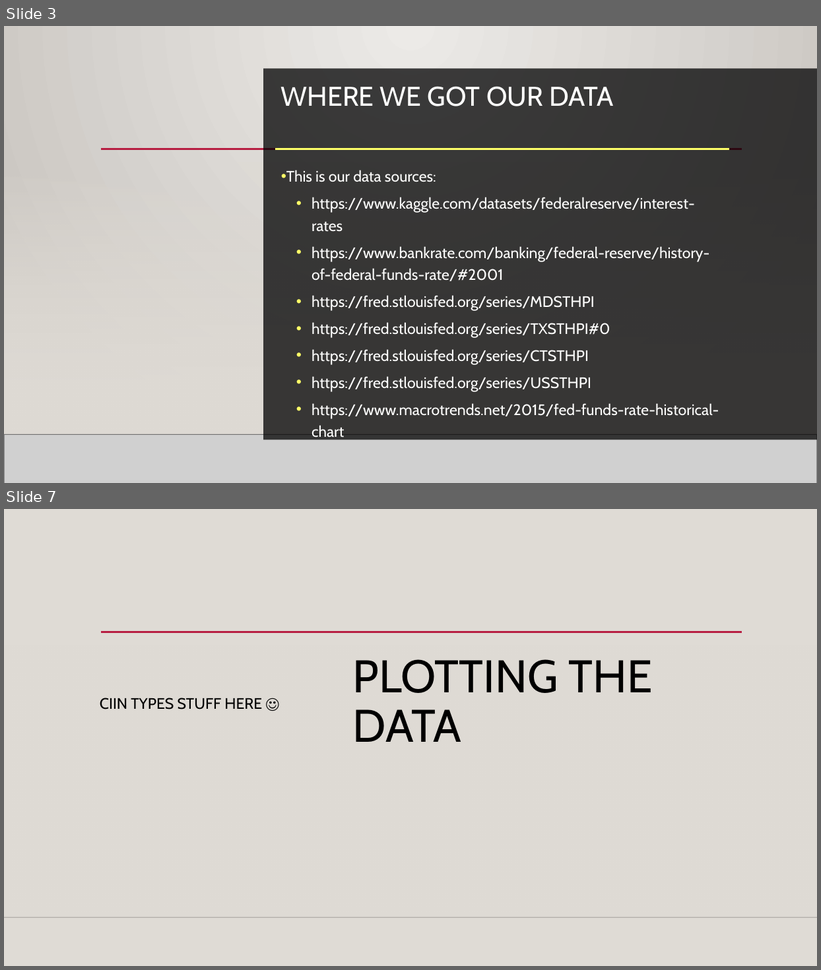
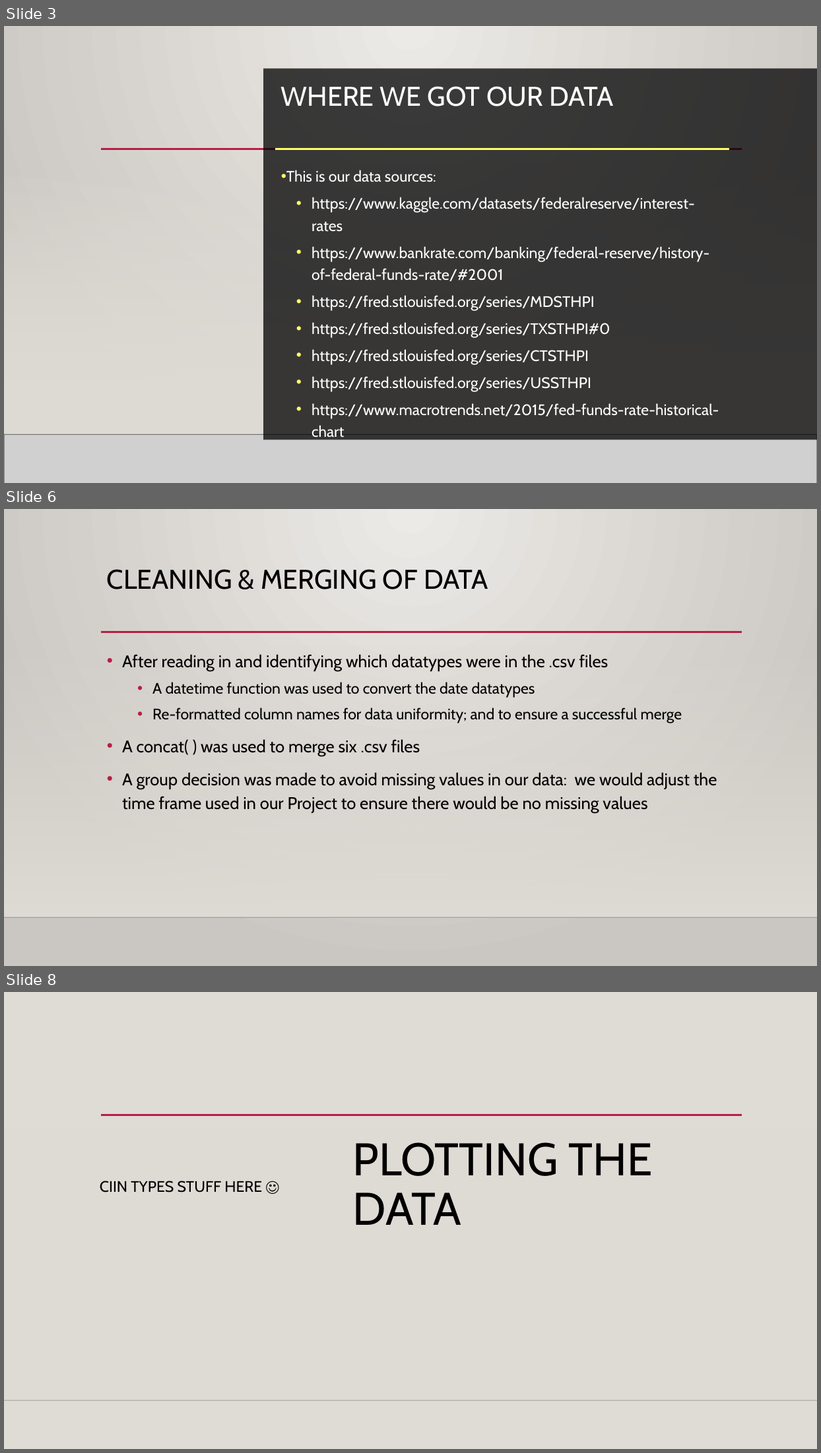
Before and after one commit to GitItDren/Python-Project-CMD-, a slide deck: Python Project(Team CMD).pptx. Shown one above the other, each under a label of ours: slides 3 and 7 before the commit, slides 3, 6 and 8 after it; the slides between them are not shown. The pictures are 821x970 and 821x1453 pixels, drawn with LibreOffice and Linux fonts; fonts in the diff are those of the drawing; grey boxes stand for pictures; background and template pictures are left out. Boxes give left, top, right and bottom in pixels: in the first picture for what was removed or moved away, otherwise in the second. Text is boxed around its words. In the diff, an @@ line names an element or a change of style, - is before the commit and + after.

Commit message:
Add files via upload
Added a slide to describe the cleaning and merging processes
Modified other slides to clarify central theme of project

```diff
--- a/Python Project(Team CMD).pptx
+++ b/Python Project(Team CMD).pptx
@@ slide 6 added at (4,509,817,966), background gradient #ECEAE7 to #CAC7C1; not listed: 3 template elements that a slide beside it also shows @@
@@ title added at (107,569,488,590), 32 pt, text #000000 @@
+CLEANING & MERGING OF DATA
@@ text added at (122,654,717,813), 20 pt, text #000000 @@
+• After reading in and identifying which datatypes were in the .csv files
+  • A datetime function was used to convert the date datatypes
+  • Re-formatted column names for data uniformity; and to ensure a successful merge
+• A concat( ) was used to merge six .csv files
+• A group decision was made to avoid missing values in our data: we would adjust the time frame used in our Project to ensure there would be no missing values
@@ what was slide 7 is now slide 8 @@
```
Also in this commit, not shown: 6 slides changed.
